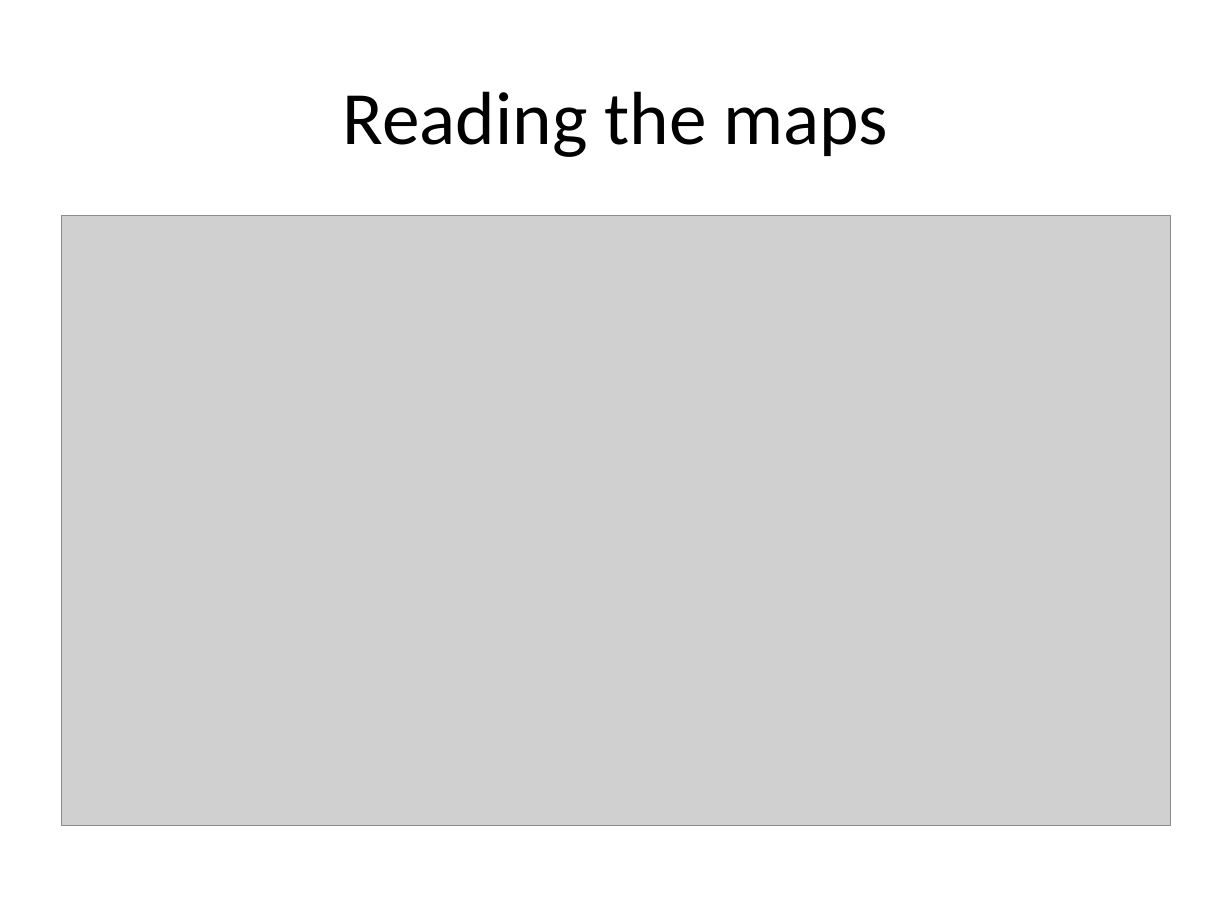
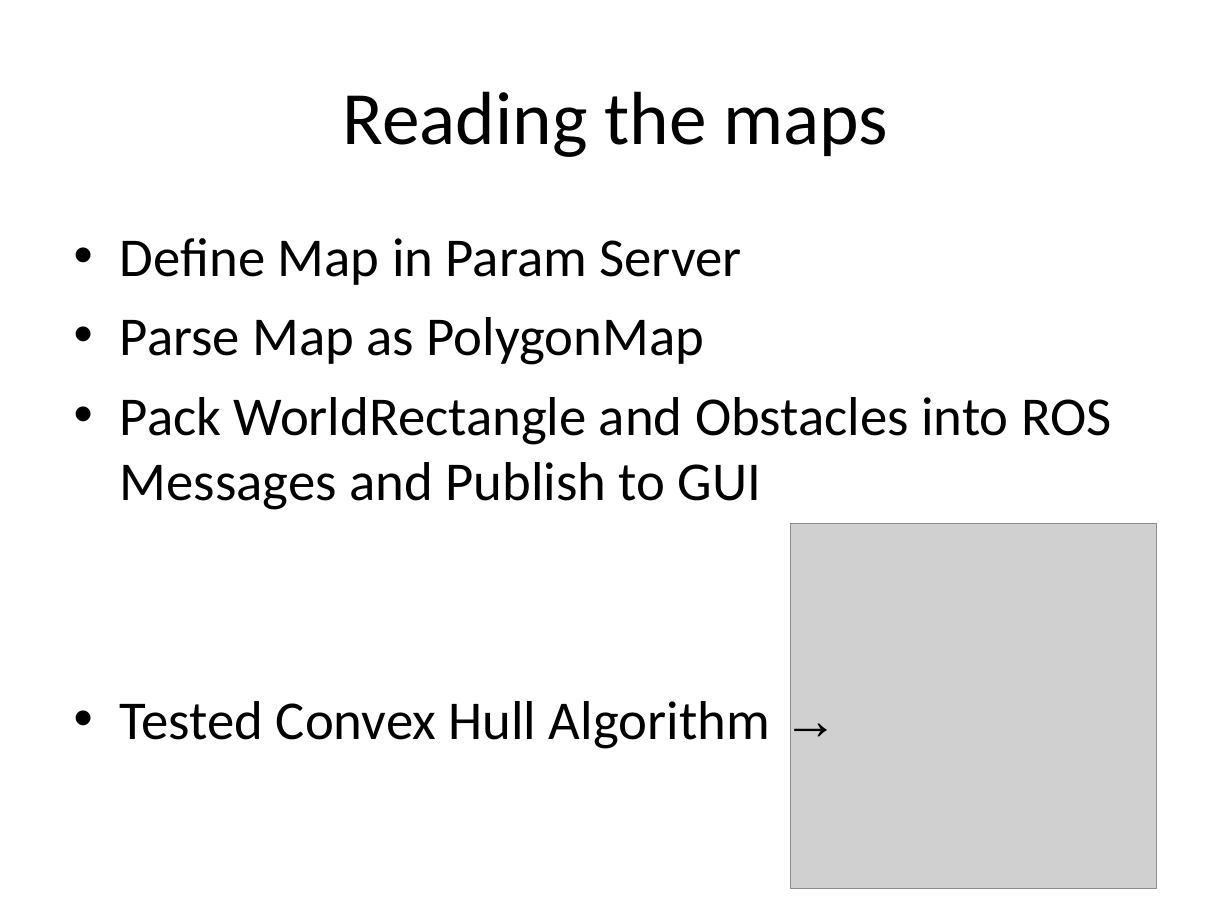
Before and after one commit to nforrester/6.141_labs, a slide deck: slide 4 of Other/Lab6/Lab 6.ppt. Drawn at 1232x924 pixels with LibreOffice and Linux fonts; fonts in the diff are those of the drawing; grey boxes stand for pictures. Boxes give left, top, right and bottom in pixels: in the first picture for what was removed or moved away, otherwise in the second. Text is boxed around its words. In the diff, an @@ line names an element or a change of style, - is before the commit and + after.

```diff
--- a/Other/Lab6/Lab 6.ppt
+++ b/Other/Lab6/Lab 6.ppt
@@ picture removed at (62,216,1170,825) @@
@@ text added at (120,238,1112,749), 32 pt, text #000000 @@
+• Define Map in Param Server
+• Parse Map as PolygonMap
+• Pack WorldRectangle and Obstacles into ROS Messages and Publish to GUI
+• Tested Convex Hull Algorithm →
@@ picture added at (791,524,1157,888) @@
```
Also in this commit, not shown: 8 other slides changed, 1 slide added, 1 slide removed, 5 other files.
